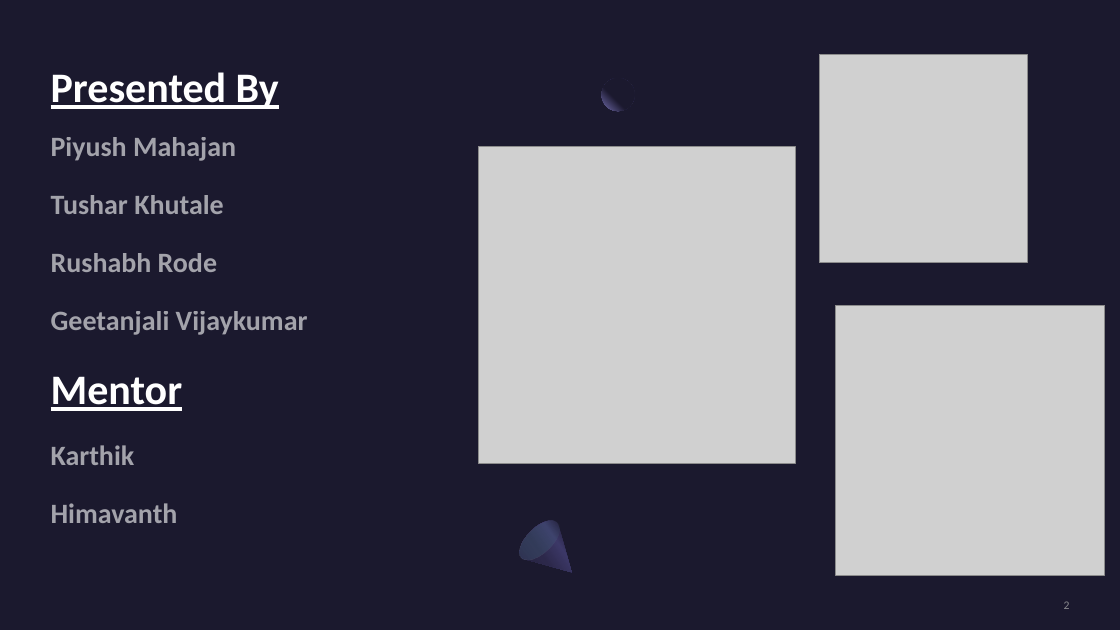
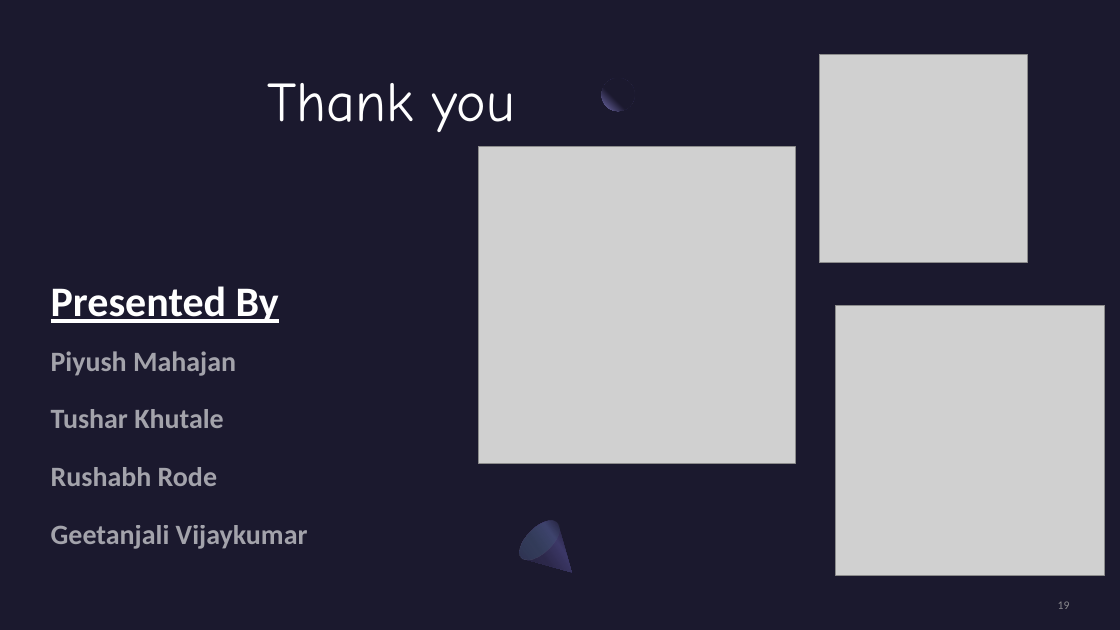
Before and after one commit to piyumaha12/Stock_Prediction, a slide deck: slide 19 of PPT/Gr2 - P97-Stock Market Analysis.pptx (slide 2 before the commit). Drawn at 1120x630 pixels with LibreOffice and Linux fonts; fonts in the diff are those of the drawing; grey boxes stand for pictures. Boxes give left, top, right and bottom in pixels: in the first picture for what was removed or moved away, otherwise in the second. Text is boxed around its words. In the diff, an @@ line names an element or a change of style, - is before the commit and + after.

```diff
--- a/PPT/Gr2 - P97-Stock Market Analysis.pptx
+++ b/PPT/Gr2 - P97-Stock Market Analysis.pptx
@@ text added at <box>268,83,514,132</box>, 48 pt, text #FFFFFF @@
+Thank you
@@ title "Presented By": place and size @@
-title "Presented By" at <box>51,72,279,109</box>
+title "Presented By" at <box>51,286,279,323</box>
@@ text "Piyush Mahajan": place and size @@
-text "Piyush Mahajan" at <box>51,137,308,523</box>
+text "Piyush Mahajan" at <box>51,351,308,549</box>
@@ text at <box>51,376,183,523</box>: paragraphs removed @@
-Mentor
-Karthik
-Himavanth
@@ page number at <box>1058,601,1070,609</box>: text changed @@
-2
+19
```
Also in this commit, not shown: 2 other slides changed, 14 slides added, 9 slides removed, 1 other file.
